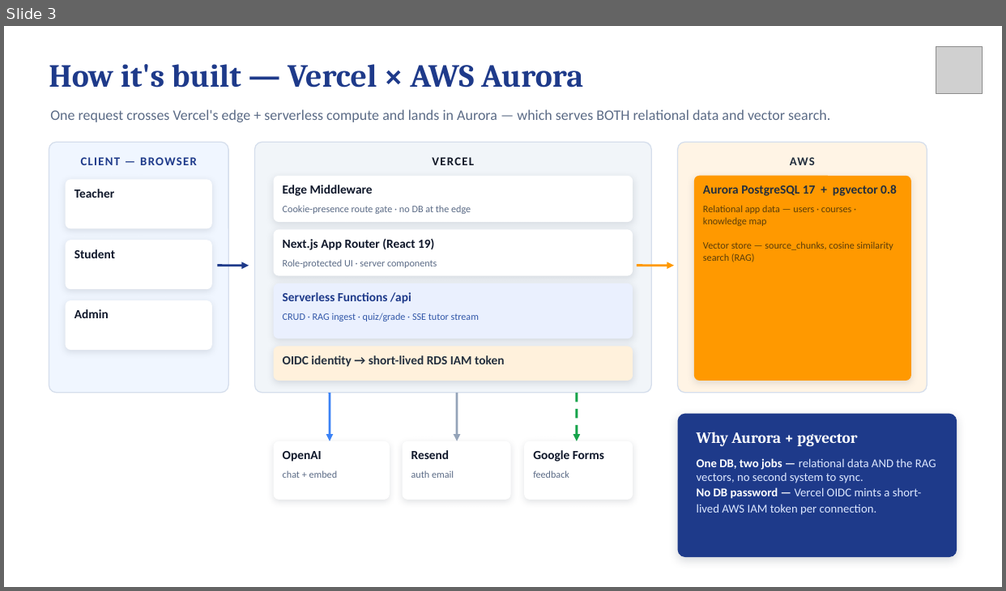
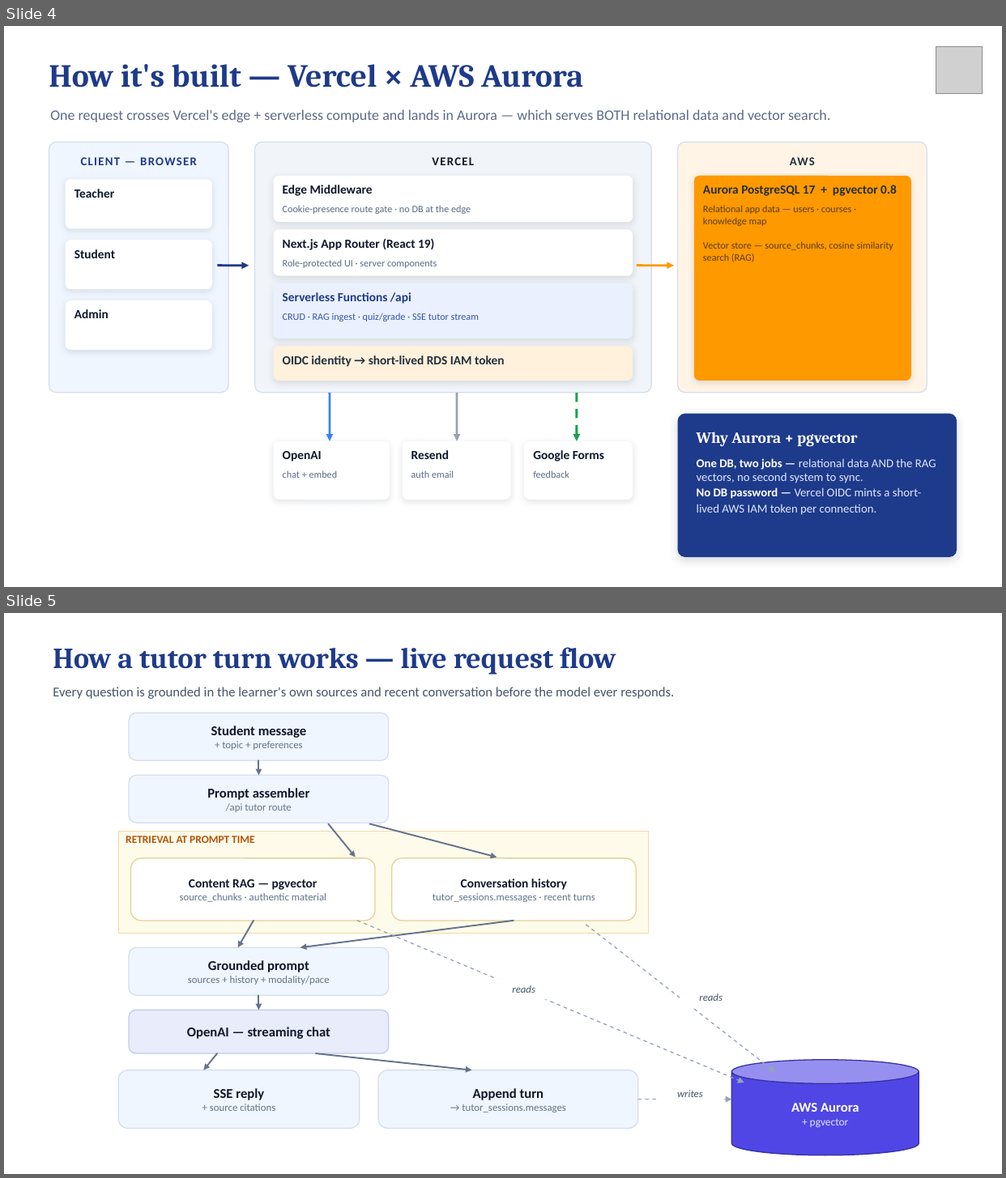
Before and after one commit to awaisaziz/edsynapse-beta, a slide deck: docs/EdSynapse-Demo.pptx. Shown one above the other, each under a label of ours: slide 3 before the commit, slides 4 and 5 after it. The pictures are 1006x591 and 1006x1178 pixels, drawn with LibreOffice and Linux fonts; fonts in the diff are those of the drawing; grey boxes stand for pictures. Boxes give left, top, right and bottom in pixels: in the first picture for what was removed or moved away, otherwise in the second. Text is boxed around its words. In the diff, an @@ line names an element or a change of style, - is before the commit and + after.

```diff
--- a/docs/EdSynapse-Demo.pptx
+++ b/docs/EdSynapse-Demo.pptx
@@ slide 5 added at (x1=4, y1=613, x2=1002, y2=1174), background #FFFFFF @@
@@ text added at (x1=53, y1=647, x2=616, y2=675), 28 pt, text #1E3A8A, bold @@
+How a tutor turn works — live request flow
@@ text added at (x1=53, y1=687, x2=674, y2=699), 13 pt, text #475569 @@
+Every question is grounded in the learner's own sources and recent conversation before the model ever responds.
@@ rounded rectangle added at (x1=129, y1=713, x2=389, y2=760), fill #F0F6FF, outline #D5DEEC 1 pt, 10 pt, text #64748B @@
+Student message
++ topic + preferences
@@ rounded rectangle added at (x1=129, y1=776, x2=389, y2=824), fill #F0F6FF, outline #D5DEEC 1 pt, 13 pt, text #0F172A, bold @@
+Prompt assembler
+/api tutor route
@@ arrow added from (258, 760) to (258, 776), #64748B 1.5 pt @@
@@ arrow added from (328, 824) to (355, 857), #64748B 1.5 pt @@
@@ arrow added from (370, 824) to (496, 857), #64748B 1.5 pt @@
@@ rectangle added at (x1=118, y1=832, x2=649, y2=934), fill #FFFBEA, outline #F0D9A8 1 pt, 10.5 pt, text #B45309, bold @@
+RETRIEVAL AT PROMPT TIME
@@ rounded rectangle added at (x1=130, y1=858, x2=374, y2=921), fill #FFFFFF, outline #E6CF92 1 pt, 10 pt, text #64748B @@
+Content RAG — pgvector
+source_chunks · authentic material
@@ rounded rectangle added at (x1=392, y1=858, x2=636, y2=921), fill #FFFFFF, outline #E6CF92 1 pt, 10 pt, text #64748B @@
+Conversation history
+tutor_sessions.messages · recent turns
@@ arrow added from (253, 921) to (237, 948), #64748B 1.5 pt @@
@@ arrow added from (513, 921) to (300, 948), #64748B 1.5 pt @@
@@ arrow added from (357, 921) to (744, 1083), #94A3B8 1 pt dashed @@
@@ arrow added from (586, 925) to (776, 1072), #94A3B8 1 pt dashed @@
@@ rounded rectangle added at (x1=129, y1=948, x2=389, y2=995), fill #F0F6FF, outline #D5DEEC 1 pt, 10 pt, text #64748B @@
+Grounded prompt
+sources + history + modality/pace
@@ arrow added from (258, 995) to (258, 1011), #64748B 1.5 pt @@
@@ text added at (x1=512, y1=986, x2=535, y2=993), 10 pt, text #475569, italic @@
+reads
@@ text added at (x1=699, y1=994, x2=722, y2=1001), 10 pt, text #475569, italic @@
+reads
@@ rounded rectangle added at (x1=129, y1=1011, x2=389, y2=1054), fill #E8ECFB, outline #C3CBEF 1 pt, 13 pt, text #0F172A, bold @@
+OpenAI — streaming chat
@@ rounded rectangle added at (x1=118, y1=1071, x2=360, y2=1129), fill #F0F6FF, outline #D5DEEC 1 pt, 10 pt, text #64748B @@
+SSE reply
++ source citations
@@ arrow added from (217, 1054) to (204, 1071), #64748B 1.5 pt @@
@@ arrow added from (316, 1054) to (472, 1071), #64748B 1.5 pt @@
@@ rounded rectangle added at (x1=378, y1=1071, x2=638, y2=1129), fill #F0F6FF, outline #D5DEEC 1 pt, 10 pt, text #64748B @@
+Append turn
+→ tutor_sessions.messages
@@ cylinder added at (x1=731, y1=1060, x2=918, y2=1156), fill #4F46E5, outline #3730A3 1 pt, 13 pt, text #FFFFFF, bold @@
+AWS Aurora
++ pgvector
@@ text added at (x1=677, y1=1090, x2=703, y2=1097), 10 pt, text #475569, italic @@
+writes
@@ arrow added from (638, 1100) to (731, 1100), #94A3B8 1 pt dashed @@
@@ what was slide 3 is now slide 4 @@
```
Also in this commit, not shown: 1 slide changed, 1 other slide added.
